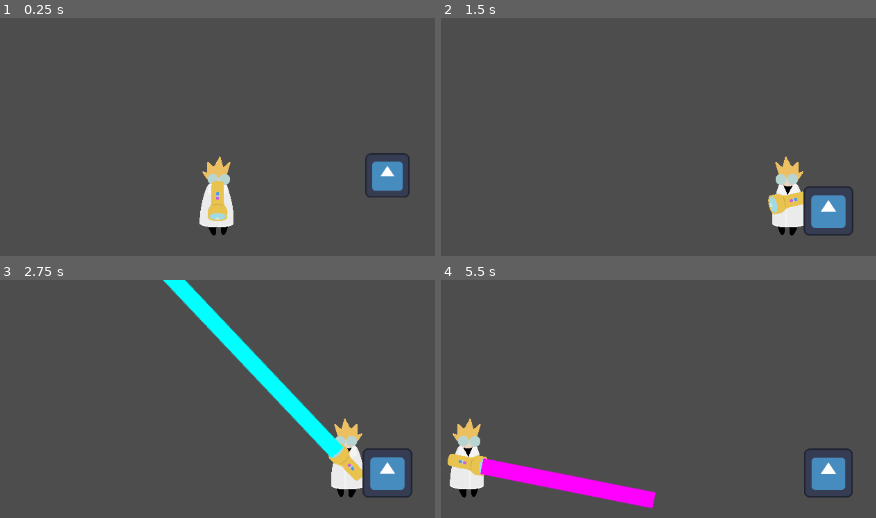
Above: before the commit, frames 1-4 (two rows, left to right).
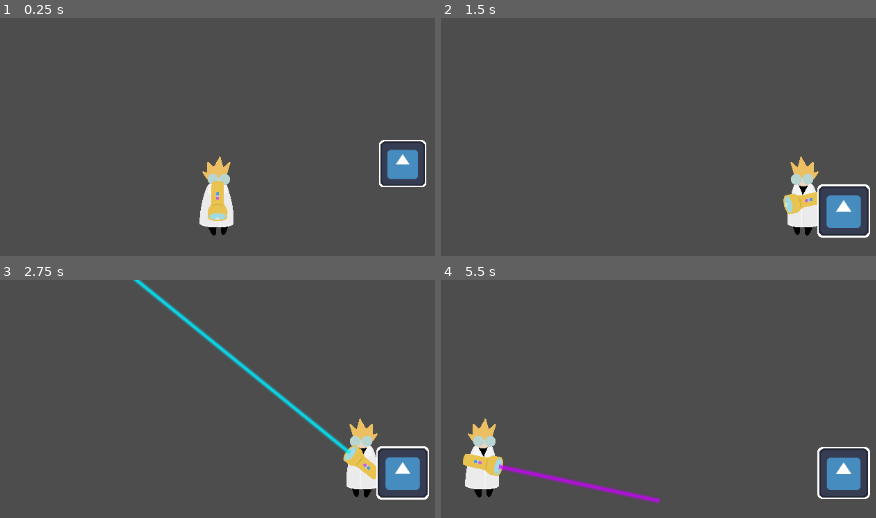
Above: after the commit, the same moments.

Repository: rafesholler/GMTK-2024
Game: Godot game, scene res://Testing/Scenes and Scripts/test_scene.tscn
Two runs of this game, one before a commit and one after it. Both use one fixed random seed, a clock stepped at 60 frames per second and the inputs below. The engine's default icon, where the game draws it, is replaced by a stand-in: a white triangle on a blue panel in a dark square.
Inputs (mouse positions are in pixels of both pictures, inside the frame that each line leads up to):
- Up to frame 1 (0.25 s): no input
- Up to frame 2 (1.5 s): tap Enter (ui_accept) at 0.5 s; move the mouse to (832, 220) at 0.52 s; hold D (Right) 0.53-1.28 s; hold E (Enlarge) 0.53-1.28 s; click (832, 220) at 0.67 s; tap Space (Jump) at 0.77 s; tap Q (Shrink) at 0.8, 1.35 s; move the mouse to (outside the picture) at 1.27 s; hold S from 1.28 s (still down)
- Up to frame 3 (2.75 s): tap Space (Jump) at 1.52 s; tap E (Enlarge) at 1.55 s; move the mouse to (295, 406) at 2.02 s; release S at 2.03 s; hold D (Right) from 2.03 s (still down); hold E (Enlarge) from 2.03 s (still down); tap Q (Shrink) at 2.3 s
- Up to frame 4 (5.5 s): tap Enter (ui_accept) at 2.75 s; move the mouse to (outside the picture) at 2.77 s; release D (Right) at 2.78 s; release E (Enlarge) at 2.78 s; hold W 2.78-3.53 s; tap Q (Shrink) at 2.85, 3.8 s; click (outside the picture) at 2.92 s; tap Space (Jump) at 3.02, 3.77, 4.52 s; tap E (Enlarge) at 3.05, 4.35 s; move the mouse to (outside the picture) at 3.52 s; hold F 3.53-4.28 s; hold A (Left) 3.53-5.03 s; move the mouse to (outside the picture) at 4.27 s; move the mouse to (697, 503) at 5.02 s; hold S from 5.03 s (still down); hold Q (Shrink) from 5.03 s (still down); click (697, 503) at 5.17 s

The runs differ from the first frame. In frame 1, 1.9% of the frame differs, in the area x 83-99%, y 51-76%; in frame 2, 4.0%; in frame 3, 8.6%, in the area x 30-99%, y 0-93%; in frame 4, 6.9%.

Commit message:
New Beams

Diff:
--- /dev/null
+++ b/Scenes and Scripts/Shader/outline.gdshader
@@ -0,0 +1,62 @@
+shader_type canvas_item;
+
+uniform vec4 color : source_color = vec4(1.0);
+uniform float width : hint_range(0, 10) = 1.0;
+uniform int pattern : hint_range(0, 2) = 0; // diamond, circle, square
+uniform bool inside = false;
+uniform bool add_margins = true; // only useful when inside is false
+
+void vertex() {
+	if (add_margins) {
+		VERTEX += (UV * 2.0 - 1.0) * width;
+	}
+}
+
+bool hasContraryNeighbour(vec2 uv, vec2 texture_pixel_size, sampler2D texture) {
+	for (float i = -ceil(width); i <= ceil(width); i++) {
+		float x = abs(i) > width ? width * sign(i) : i;
+		float offset;
+
+		if (pattern == 0) {
+			offset = width - abs(x);
+		} else if (pattern == 1) {
+			offset = floor(sqrt(pow(width + 0.5, 2) - x * x));
+		} else if (pattern == 2) {
+			offset = width;
+		}
+
+		for (float j = -ceil(offset); j <= ceil(offset); j++) {
+			float y = abs(j) > offset ? offset * sign(j) : j;
+			vec2 xy = uv + texture_pixel_size * vec2(x, y);
+
+			if ((xy != clamp(xy, vec2(0.0), vec2(1.0)) || texture(texture, xy).a <= 0.0) == inside) {
+				return true;
+			}
+		}
+	}
+
+	return false;
+}
+
+void fragment() {
+	vec2 uv = UV;
+
+	if (add_margins) {
+		vec2 texture_pixel_size = vec2(1.0) / (vec2(1.0) / TEXTURE_PIXEL_SIZE + vec2(width * 2.0));
+
+		uv = (uv - texture_pixel_size * width) * TEXTURE_PIXEL_SIZE / texture_pixel_size;
+
+		if (uv != clamp(uv, vec2(0.0), vec2(1.0))) {
+			COLOR.a = 0.0;
+		} else {
+			COLOR = texture(TEXTURE, uv);
+		}
+	} else {
+		COLOR = texture(TEXTURE, uv);
+	}
+
+	if ((COLOR.a > 0.0) == inside && hasContraryNeighbour(uv, TEXTURE_PIXEL_SIZE, TEXTURE)) {
+		COLOR.rgb = inside ? mix(COLOR.rgb, color.rgb, color.a) : color.rgb;
+		COLOR.a += (1.0 - COLOR.a) * color.a;
+	}
+}
--- a/Testing/Scenes and Scripts/test_scene.tscn
+++ b/Testing/Scenes and Scripts/test_scene.tscn
@@ -1,14 +1,7 @@
-[gd_scene load_steps=7 format=3 uid="uid://co8rsnuockbov"]
+[gd_scene load_steps=4 format=3 uid="uid://co8rsnuockbov"]
 
-[ext_resource type="Texture2D" uid="uid://c2q1xsr57u5cx" path="res://icon.svg" id="1_ayw5p"]
 [ext_resource type="PackedScene" uid="uid://ba400k2p67nde" path="res://characters/player.tscn" id="1_cjr63"]
-[ext_resource type="Script" path="res://Testing/Scenes and Scripts/object.gd" id="5_10vdb"]
-
-[sub_resource type="RectangleShape2D" id="RectangleShape2D_b1oc0"]
-size = Vector2(128, 128)
-
-[sub_resource type="RectangleShape2D" id="RectangleShape2D_elqg1"]
-size = Vector2(128, 128)
+[ext_resource type="PackedScene" uid="uid://bturint3egu10" path="res://Testing/scaleable_object.tscn" id="2_fu4hc"]
 
 [sub_resource type="RectangleShape2D" id="RectangleShape2D_owr45"]
 size = Vector2(1155, 20)
@@ -20,28 +13,6 @@
 [node name="Player" parent="." instance=ExtResource("1_cjr63")]
 weight = 400
 
-[node name="Object" type="RigidBody2D" parent="."]
-position = Vector2(245, -124)
-collision_mask = 7
-script = ExtResource("5_10vdb")
-
-[node name="Sprite2D" type="Sprite2D" parent="Object"]
-scale = Vector2(0.5, 0.5)
-texture = ExtResource("1_ayw5p")
-
-[node name="CollisionShape2D" type="CollisionShape2D" parent="Object"]
-scale = Vector2(0.5, 0.5)
-shape = SubResource("RectangleShape2D_b1oc0")
-
-[node name="Area2D" type="Area2D" parent="Object"]
-collision_layer = 16
-collision_mask = 8
-monitorable = false
-
-[node name="CollisionShape2D" type="CollisionShape2D" parent="Object/Area2D"]
-scale = Vector2(0.5, 0.5)
-shape = SubResource("RectangleShape2D_elqg1")
-
 [node name="Floor" type="StaticBody2D" parent="."]
 collision_mask = 23
 
@@ -49,5 +20,5 @@
 position = Vector2(-1.5, 0)
 shape = SubResource("RectangleShape2D_owr45")
 
-[connection signal="area_entered" from="Object/Area2D" to="Object" method="_on_area_2d_area_entered"]
-[connection signal="area_exited" from="Object/Area2D" to="Object" method="_on_area_2d_area_exited"]
+[node name="Object" parent="." instance=ExtResource("2_fu4hc")]
+position = Vector2(267, -141)
--- a/Testing/scaleable_object.tscn
+++ b/Testing/scaleable_object.tscn
@@ -1,7 +1,16 @@
-[gd_scene load_steps=5 format=3 uid="uid://7r1pn1ewbul8"]
+[gd_scene load_steps=7 format=3 uid="uid://bturint3egu10"]
 
+[ext_resource type="Shader" path="res://Scenes and Scripts/Shader/outline.gdshader" id="1_6craw"]
 [ext_resource type="Script" path="res://Testing/Scenes and Scripts/object.gd" id="1_e8gyx"]
 [ext_resource type="Texture2D" uid="uid://c2q1xsr57u5cx" path="res://icon.svg" id="2_r47v4"]
+
+[sub_resource type="ShaderMaterial" id="ShaderMaterial_qg4lj"]
+shader = ExtResource("1_6craw")
+shader_parameter/color = Color(1, 1, 1, 1)
+shader_parameter/width = 4.0
+shader_parameter/pattern = 2
+shader_parameter/inside = false
+shader_parameter/add_margins = true
 
 [sub_resource type="RectangleShape2D" id="RectangleShape2D_b1oc0"]
 size = Vector2(128, 128)
@@ -10,11 +19,11 @@
 size = Vector2(128, 128)
 
 [node name="Object" type="RigidBody2D"]
-position = Vector2(245, -124)
 collision_mask = 7
 script = ExtResource("1_e8gyx")
 
 [node name="Sprite2D" type="Sprite2D" parent="."]
+material = SubResource("ShaderMaterial_qg4lj")
 scale = Vector2(0.5, 0.5)
 texture = ExtResource("2_r47v4")
 
--- a/characters/player.gd
+++ b/characters/player.gd
@@ -8,6 +8,9 @@
 @export var weight = 1
 @export var max_health = 3
 var health = max_health
+
+var blue_beam = preload("res://Assets/Ray/BlueBeam.png")
+var purple_beam = preload("res://Assets/Ray/PurpleBeam.png")
 
 func _physics_process(delta: float) -> void:
 	# Handle jump w/ jump cutting and buffer zone.
@@ -70,12 +73,14 @@
 		Global.ray_mode = "shrink"
 		$Raygun/Ray.visible = true
 		$Raygun/Ray.monitorable = true
-		$Raygun/Ray/Beam.material.set("shader_parameter/shift_color",Color(255,0,255,150))
+		$Raygun/Ray/Beam.texture = purple_beam
+
 	elif Input.is_action_pressed("Enlarge"):
 		Global.ray_mode = "enlarge"
 		$Raygun/Ray.visible = true
 		$Raygun/Ray.monitorable = true
-		$Raygun/Ray/Beam.material.set("shader_parameter/shift_color",Color(0,255,255,150))
+		$Raygun/Ray/Beam.texture = blue_beam
+
 	else:
 		$Raygun/Ray.visible = false
 		$Raygun/Ray.monitorable = false
--- a/characters/player.tscn
+++ b/characters/player.tscn
@@ -1,12 +1,11 @@
-[gd_scene load_steps=13 format=3 uid="uid://ba400k2p67nde"]
+[gd_scene load_steps=12 format=3 uid="uid://ba400k2p67nde"]
 
 [ext_resource type="Script" path="res://characters/player.gd" id="1_djl0v"]
 [ext_resource type="Texture2D" uid="uid://cb5mtbc56by2e" path="res://Assets/Walk Cycle/Walk1.png" id="2_4yupr"]
 [ext_resource type="Texture2D" uid="uid://bbgwn75s7i1bw" path="res://Assets/Walk Cycle/Walk2.png" id="3_w4l2y"]
 [ext_resource type="Texture2D" uid="uid://bwybw5l8yply4" path="res://Assets/Walk Cycle/Walk3.png" id="4_jgvo4"]
 [ext_resource type="Texture2D" uid="uid://cvpf585w51acw" path="res://Assets/Ray/Gun.png" id="5_o02km"]
-[ext_resource type="Shader" path="res://Scenes and Scripts/Shader/raycolor.gdshader" id="6_61d73"]
-[ext_resource type="Texture2D" uid="uid://bakyl4rv6t6op" path="res://Assets/Ray/Beam.png" id="6_t1pmg"]
+[ext_resource type="Texture2D" uid="uid://sas5uds860o0" path="res://Assets/Ray/BlueBeam.png" id="6_1e746"]
 
 [sub_resource type="SpriteFrames" id="SpriteFrames_hlh5c"]
 animations = [{
@@ -49,9 +48,6 @@
 height = 156.0
 
 [sub_resource type="ShaderMaterial" id="ShaderMaterial_lbuqo"]
-shader = ExtResource("6_61d73")
-shader_parameter/use_grayscale = true
-shader_parameter/shift_color = Color(1, 1, 1, 1)
 
 [sub_resource type="RectangleShape2D" id="RectangleShape2D_f1ud2"]
 size = Vector2(12, 32)
@@ -82,7 +78,7 @@
 texture = ExtResource("5_o02km")
 
 [node name="Ray" type="Area2D" parent="Raygun"]
-position = Vector2(55, 0)
+position = Vector2(60, 0)
 collision_layer = 8
 collision_mask = 16
 monitoring = false
@@ -95,7 +91,7 @@
 offset_right = 115.0
 offset_bottom = 64.0
 scale = Vector2(0.1, 1)
-texture = ExtResource("6_t1pmg")
+texture = ExtResource("6_1e746")
 stretch_mode = 1
 
 [node name="CollisionShape2D" type="CollisionShape2D" parent="Raygun/Ray"]
Binary file added: Assets/Ray/BlueBeam.png
Not shown, added: Assets/Ray/BlueBeam.png.import
Binary file added: Assets/Ray/PurpleBeam.png
Not shown, added: Assets/Ray/PurpleBeam.png.import
